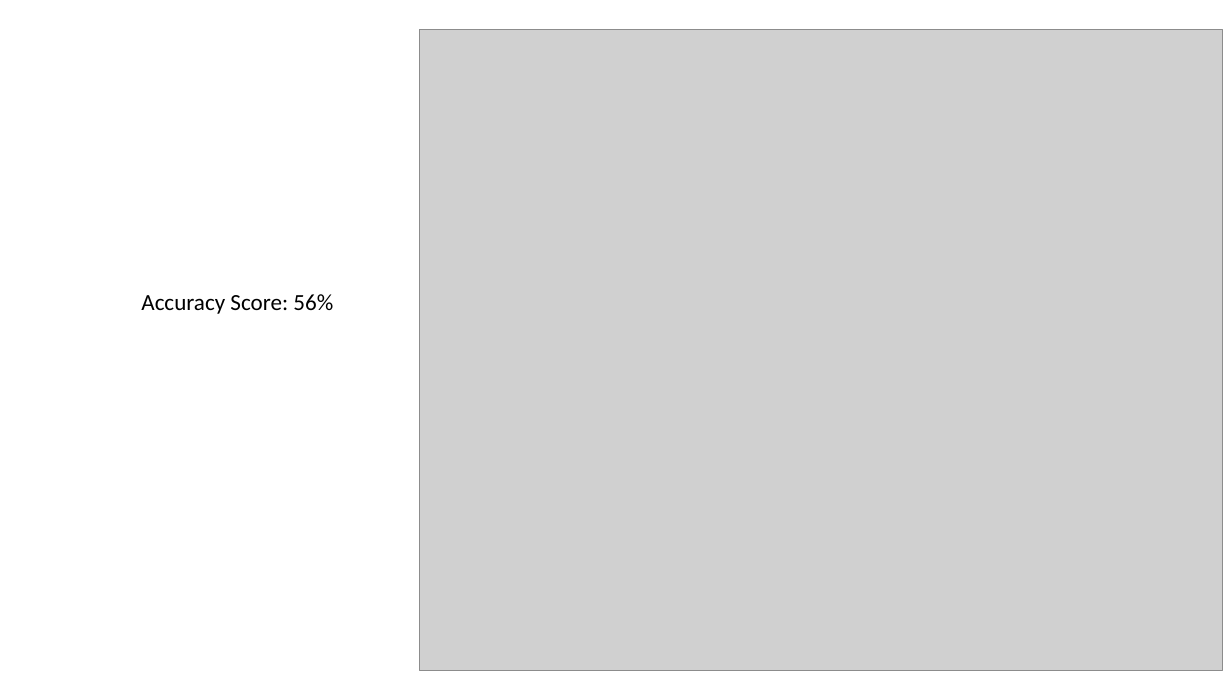
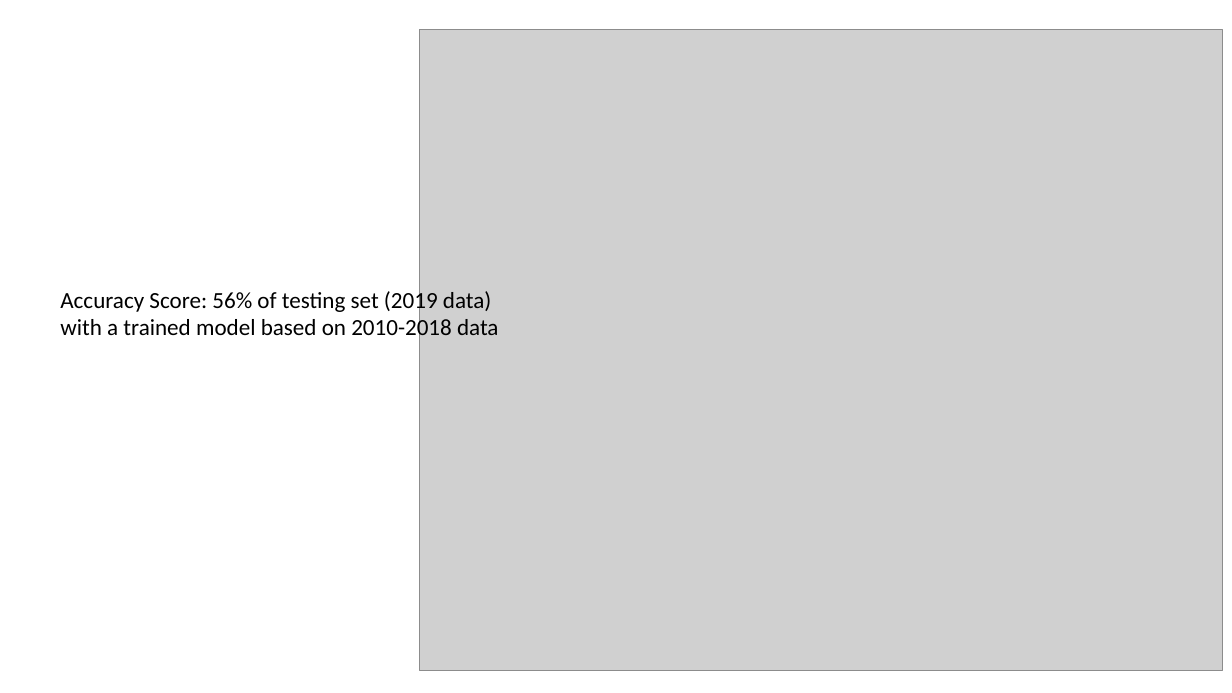
Before and after one commit to PedroCastro/Algothon2019, a slide deck: slide 6 of algothon_submission.pptx. Drawn at 1232x693 pixels with LibreOffice and Linux fonts; fonts in the diff are those of the drawing; grey boxes stand for pictures. Boxes give left, top, right and bottom in pixels: in the first picture for what was removed or moved away, otherwise in the second. Text is boxed around its words. In the diff, an @@ line names an element or a change of style, - is before the commit and + after.

Commit message:
ppt

```diff
--- a/algothon_submission.pptx
+++ b/algothon_submission.pptx
@@ text at <box>60,288,498,342</box>: text changed @@
-Accuracy Score: 56%
+Accuracy Score: 56% of testing set (2019 data)
+with a trained model based on 2010-2018 data
```
Also in this commit, not shown: 1 other file.
